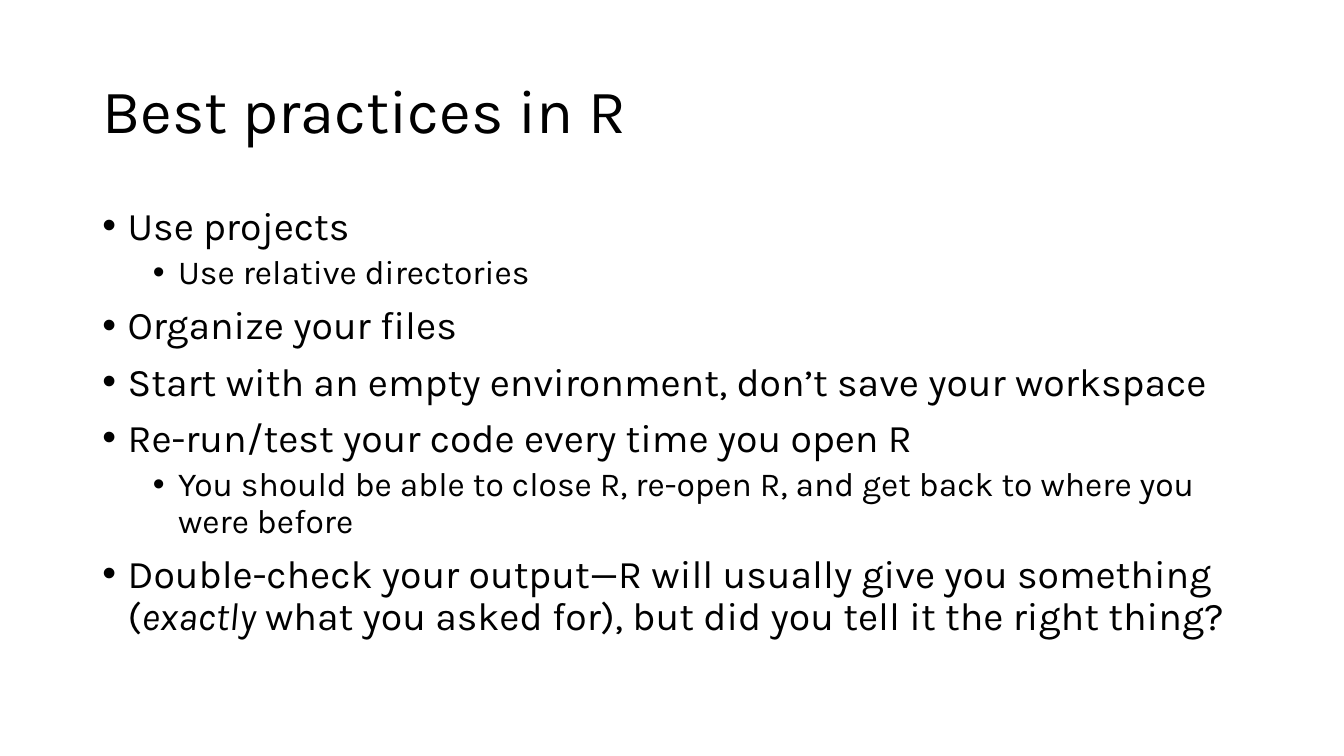
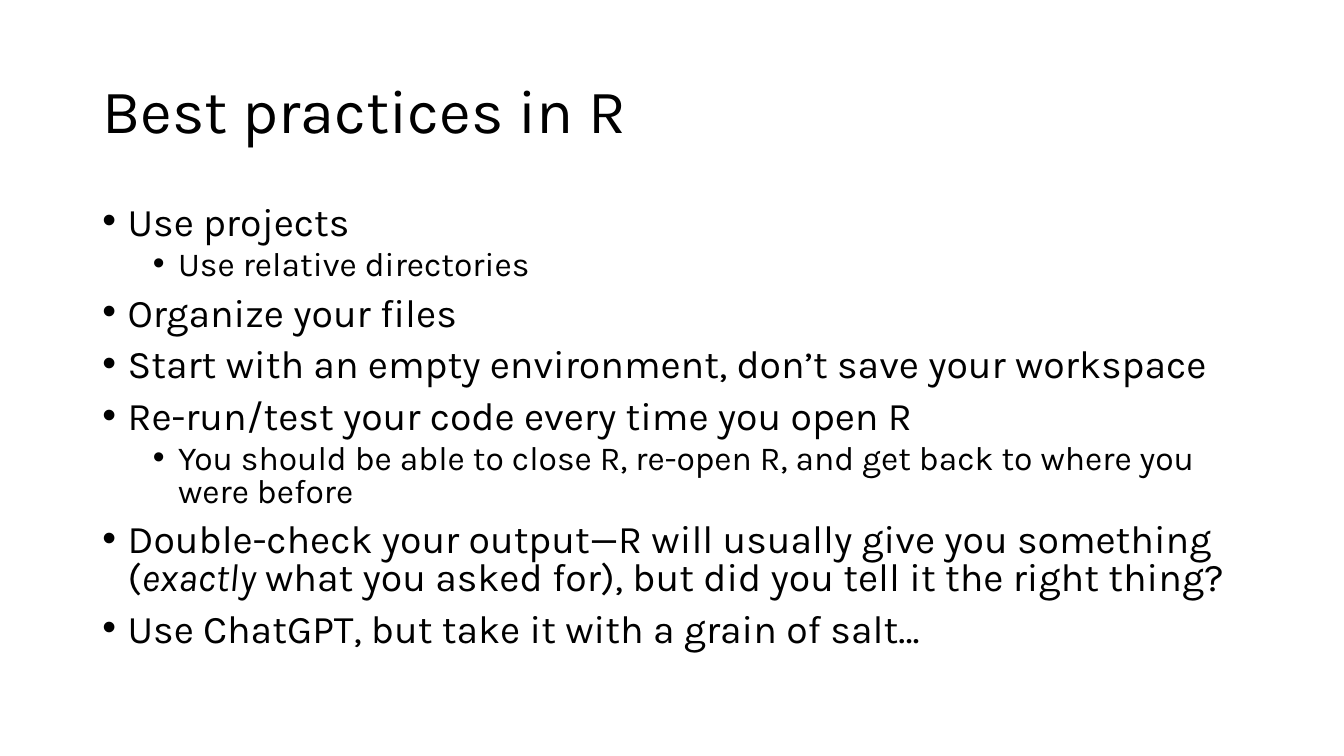
Before and after one commit to wwoelmer/R_Workshop_UoW_2024, a slide deck: slide 10 of R Workshop.pptx. Drawn at 1344x756 pixels with LibreOffice and Linux fonts; fonts in the diff are those of the drawing. Boxes give left, top, right and bottom in pixels: in the first picture for what was removed or moved away, otherwise in the second. Text is boxed around its words. In the diff, an @@ line names an element or a change of style, - is before the commit and + after.

Commit message:
ppt

```diff
--- a/R Workshop.pptx
+++ b/R Workshop.pptx
@@ text at bbox=[128, 209, 1223, 601]: line spacing 0.9 to 0.8 @@
@@ text at bbox=[128, 616, 919, 653]: paragraph added @@
+• Use ChatGPT, but take it with a grain of salt…
```
Also in this commit, not shown: 1 slide added.
